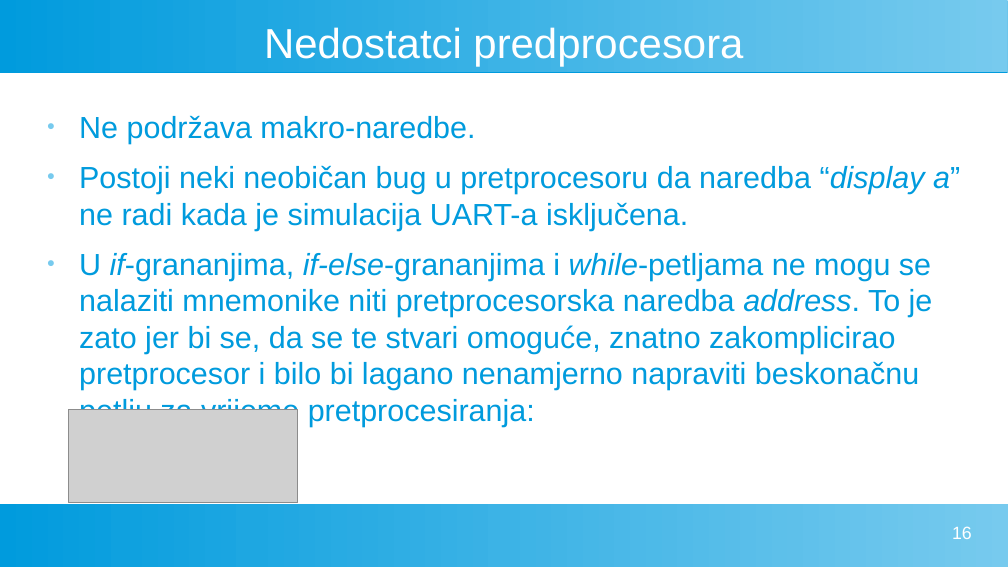
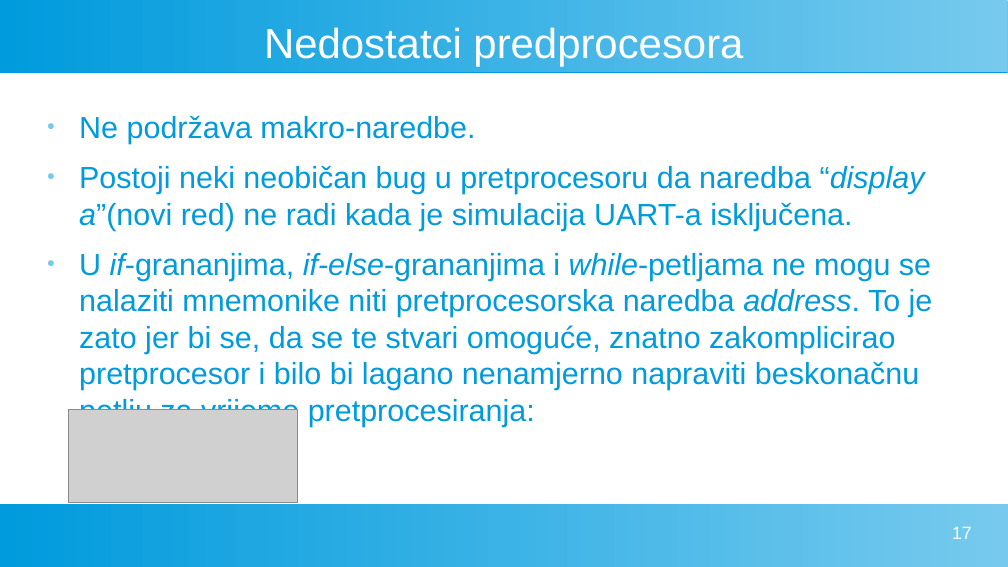
Before and after one commit to FlatAssembler/PicoBlaze_Simulator_in_JS, a slide deck: slide 17 of seminar/PicoBlaze.odp (slide 16 before the commit). Drawn at 1008x567 pixels with LibreOffice and Linux fonts; fonts in the diff are those of the drawing; grey boxes stand for pictures. Boxes give left, top, right and bottom in pixels: in the first picture for what was removed or moved away, otherwise in the second. Text is boxed around its words. In the diff, an @@ line names an element or a change of style, - is before the commit and + after.

```diff
--- a/seminar/PicoBlaze.odp
+++ b/seminar/PicoBlaze.odp
@@ text at (x1=79, y1=165, x2=925, y2=230): text changed @@
-● Postoji neki neobičan bug u pretprocesoru da naredba “display a” ne radi kada je simulacija UART-a isključena.
+● Postoji neki neobičan bug u pretprocesoru da naredba “display a”(novi red) ne radi kada je simulacija UART-a isključena.
@@ page number at (x1=952, y1=527, x2=972, y2=539): text changed @@
-16
+17
```
Also in this commit, not shown: 2 other slides changed, 2 slides added, 1 other file.
